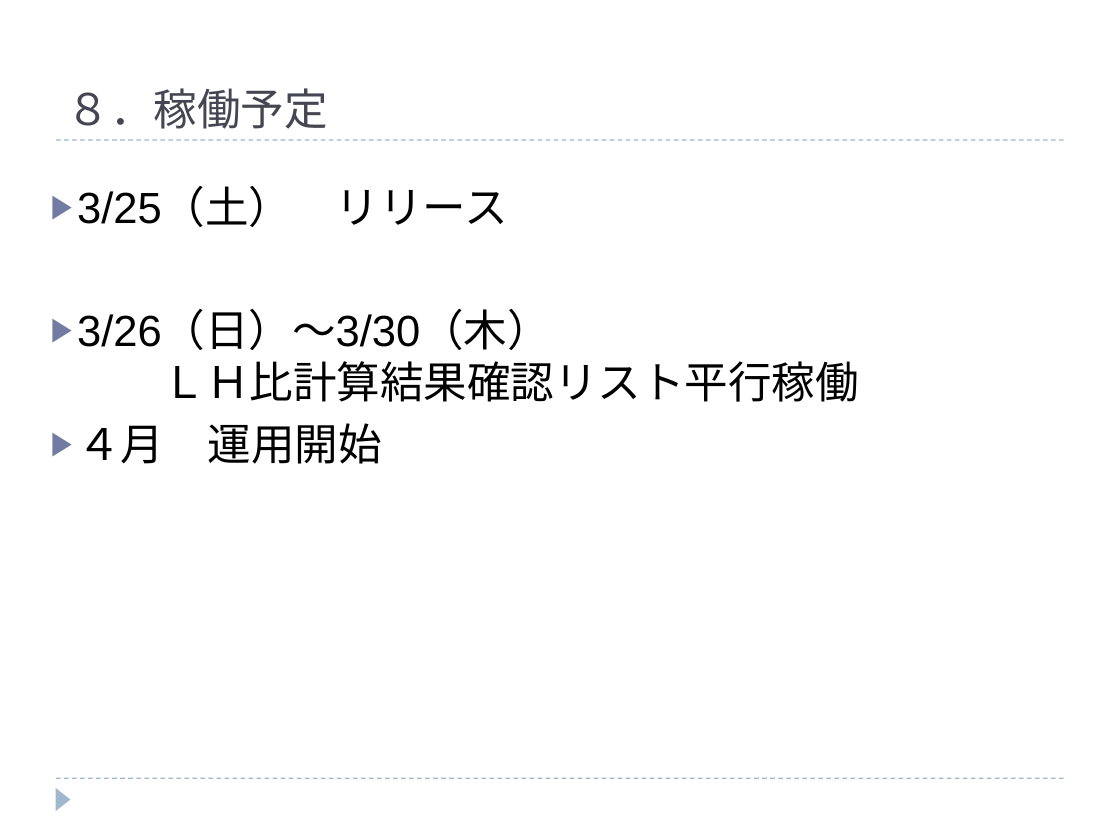
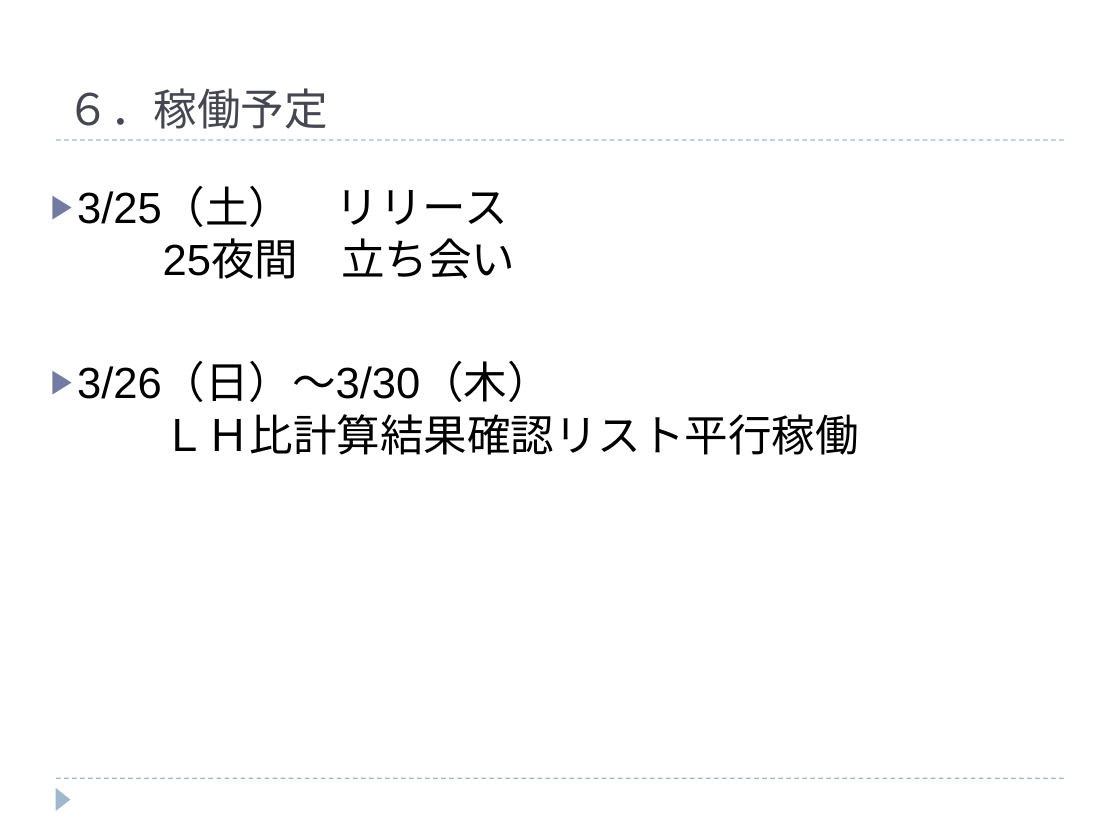
Before and after one commit to hanyutatsuya/Chemistory, a slide deck: slide 14 of 次期システム対応/レビュー/ケミストリー次期先行対応.ppt. Drawn at 1120x840 pixels with LibreOffice and Linux fonts; fonts in the diff are those of the drawing. Boxes give left, top, right and bottom in pixels: in the first picture for what was removed or moved away, otherwise in the second. Text is boxed around its words. In the diff, an @@ line names an element or a change of style, - is before the commit and + after.

```diff
--- a/次期システム対応/レビュー/ケミストリー次期先行対応.ppt
+++ b/次期システム対応/レビュー/ケミストリー次期先行対応.ppt
@@ text at [67,88,328,129]: text changed @@
-８．稼働予定
+６．稼働予定
@@ text at [163,190,516,279]: text changed @@
-▶ 3/25（土） リリース
+▶ 3/25（土） リリース
+  25夜間 立ち会い
@@ text at [77,423,382,464]: paragraph removed @@
-▶ ４月 運用開始
```
Also in this commit, not shown: 7 other slides changed.
